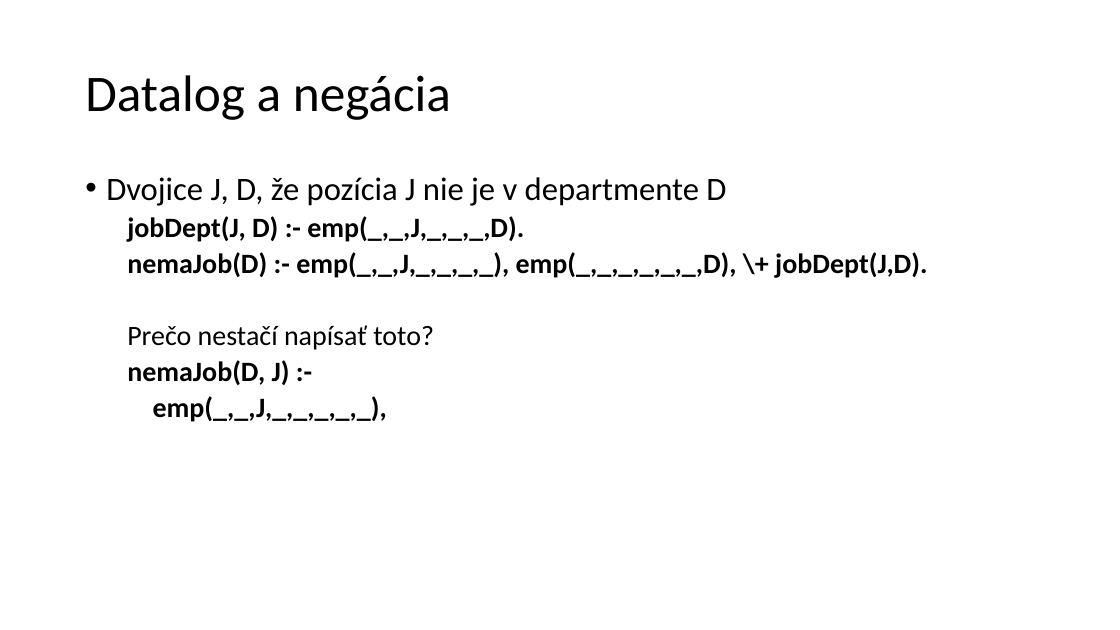
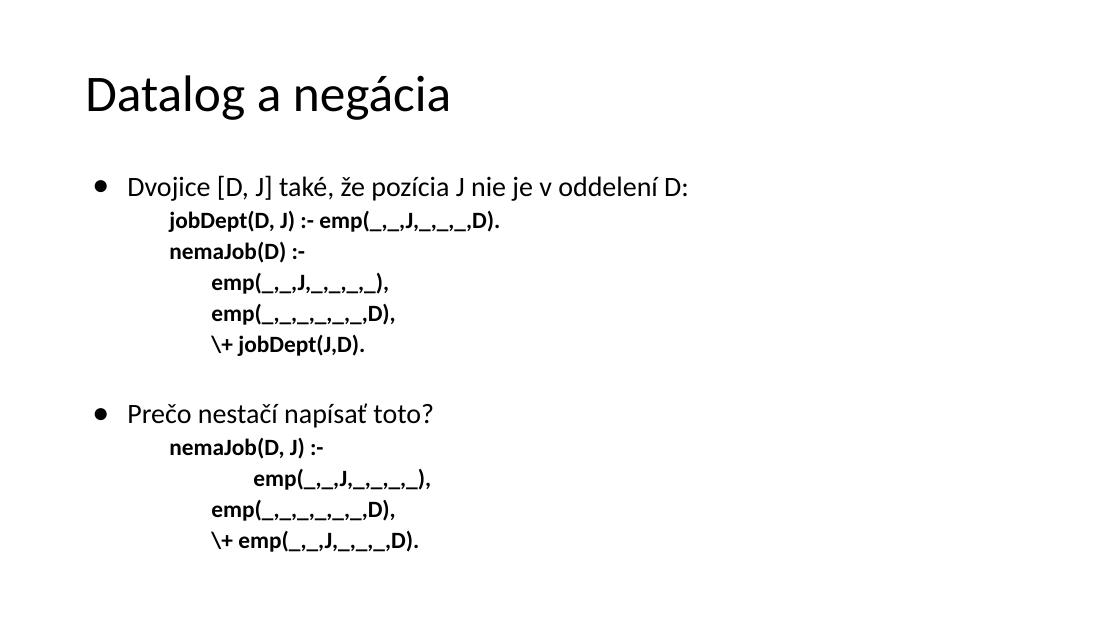
Before and after one commit to janmazak/db_praktikum, a slide deck: slide 6 of materialy/02/datalog.pptx (slide 7 before the commit). Drawn at 1120x630 pixels with LibreOffice and Linux fonts; fonts in the diff are those of the drawing. Boxes give left, top, right and bottom in pixels: in the first picture for what was removed or moved away, otherwise in the second. Text is boxed around its words. In the diff, an @@ line names an element or a change of style, - is before the commit and + after.

```diff
--- a/materialy/02/datalog.pptx
+++ b/materialy/02/datalog.pptx
@@ text at (127, 175, 689, 356): text changed; size 24 to 20 pt @@
-• Dvojice J, D, že pozícia J nie je v departmente D
-jobDept(J, D) :- emp(_,_,J,_,_,_,D).
-nemaJob(D) :- emp(_,_,J,_,_,_,_), emp(_,_,_,_,_,_,D), \+ jobDept(J,D).
+● Dvojice [D, J] také, že pozícia J nie je v oddelení D:
+jobDept(D, J) :- emp(_,_,J,_,_,_,D).
+nemaJob(D) :-
+emp(_,_,J,_,_,_,_),
+emp(_,_,_,_,_,_,D),
+\+ jobDept(J,D).
@@ text at (127, 403, 434, 459): size 24 to 20 pt in "nemaJob(D, J) :-"; bullet none to ●; indent changed @@
@@ text at (211, 469, 431, 552): text changed; size 24 to 20 pt @@
-emp(_,_,J,_,_,_,_,_),
+emp(_,_,J,_,_,_,_),
+emp(_,_,_,_,_,_,D),
+\+ emp(_,_,J,_,_,_,D).
```
Also in this commit, not shown: 5 other slides changed, 1 slide removed, 12 other files.
